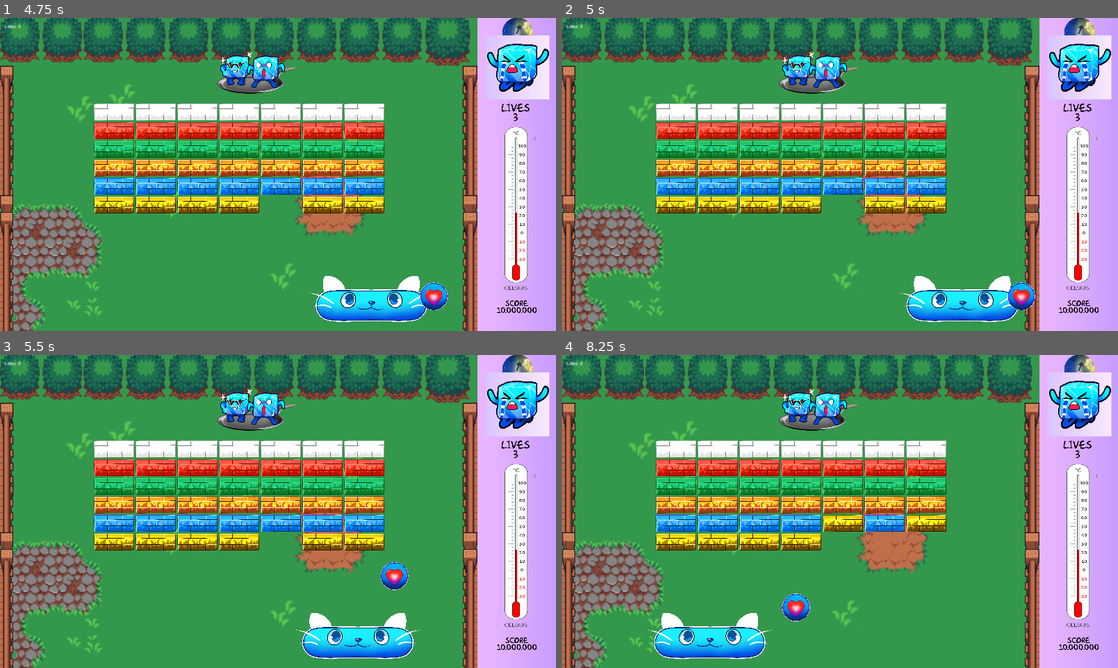
Above: before the commit, frames 1-4 (two rows, left to right).
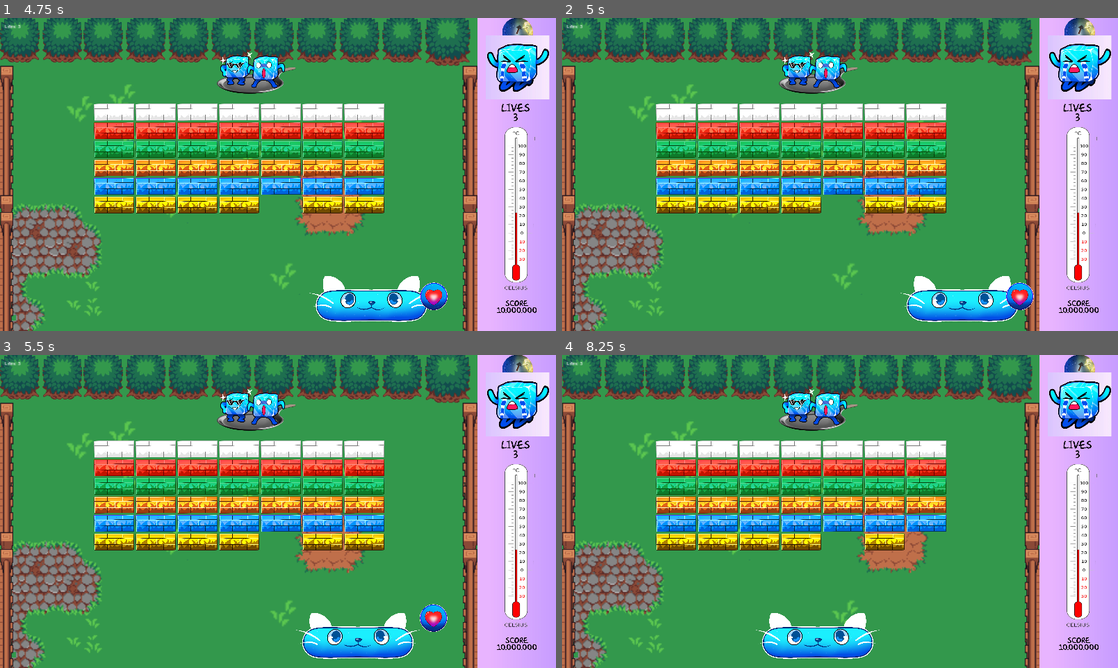
Above: after the commit, the same moments.

Repository: ColtonPhillips/uvicgamejam-24
Game: Godot game, scene res://Scenes/start_game.tscn
Same seed, same stepped clock (60 frames per second), same inputs: the game is played once before the commit and once after it.
Inputs:
- Up to frame 1 (4.75 s): click "START GAME" at 0.5 s; click "START GAME" at 1.25 s; tap Enter at 2 s; hold D (right) 2.03-2.78 s; hold A (left) 2.78-3.53 s; hold D (right) from 3.53 s (still down)
- Up to frame 2 (5 s): keep holding D (right)
- Up to frame 3 (5.5 s): release D (right) at 5.03 s; hold A (left) from 5.03 s (still down)
- Up to frame 4 (8.25 s): release A (left) at 7.28 s; hold D (right) from 7.28 s (still down)

Frame 1 is identical in both runs. In frame 2, 0.2% of the frame differs, in the area x 79-86%, y 84-94%; in frame 3, 0.7%; in frame 4, 5.9%, in the area x 3-70%, y 2-98%.

Commit message:
reduce likelyhood of some glitches.
accidentally makes a new feature where you can travel with the ball lol

Diff:
--- a/game/Scenes/main.tscn
+++ b/game/Scenes/main.tscn
@@ -23,14 +23,14 @@
 [node name="Walls" type="Node" parent="."]
 
 [node name="UpperWall" parent="Walls" instance=ExtResource("3_02ui3")]
-position = Vector2(-50, -418)
+position = Vector2(-81, -653)
 
 [node name="LeftWall" parent="Walls" instance=ExtResource("3_02ui3")]
 position = Vector2(-939, 104)
 rotation = 1.5708
 
 [node name="RightWall" parent="Walls" instance=ExtResource("3_02ui3")]
-position = Vector2(662, 177)
+position = Vector2(879, 133)
 rotation = 1.5708
 
 [node name="IceCubeWall" parent="Walls" instance=ExtResource("3_7tqdg")]
--- a/game/Scenes/wall.tscn
+++ b/game/Scenes/wall.tscn
@@ -3,7 +3,7 @@
 [ext_resource type="Script" path="res://Scripts/wall.gd" id="1_x3snt"]
 
 [sub_resource type="RectangleShape2D" id="RectangleShape2D_scma7"]
-size = Vector2(2000, 20)
+size = Vector2(2000, 251)
 
 [node name="Wall" type="RigidBody2D"]
 collision_layer = 4
@@ -12,4 +12,5 @@
 script = ExtResource("1_x3snt")
 
 [node name="CollisionShape2D" type="CollisionShape2D" parent="."]
+position = Vector2(0, 115.5)
 shape = SubResource("RectangleShape2D_scma7")
--- a/game/Scripts/ball.gd
+++ b/game/Scripts/ball.gd
@@ -27,25 +27,23 @@
 func _physics_process(delta):
 	var collision = move_and_collide(velocity * ball_speed * delta)
 	if (!collision):
+		entered_paddle = false
 		return
 
 	var collider = collision.get_collider()
-	if collider is Brick:
+
+	if (collider is Brick):
 		collider.decrease_level()
-
-	if ( collider is Paddle):
-		ball_collision(collider)
-
-	elif (collider is Brick):
 		velocity = velocity.bounce(collision.get_normal())
 		velocity = velocity.rotated(randf_range(-0.2, 0.2))
 
-
-	else:
+	elif (collider is Wall):
 		velocity = velocity.bounce(collision.get_normal())
 		if abs(velocity.y) < 4 or abs(velocity.x) < 4:
 			velocity = velocity.rotated(randf_range(-0.3, 0.3))
 			print (velocity)
+	if ( collider is Paddle):
+		ball_collision(collider)
 
 
 func start_ball():
@@ -67,6 +65,7 @@
 	position = start_position
 	velocity = Vector2.ZERO
 
+var entered_paddle = false;
 func ball_collision(collider):
 	var ball_width = collision_shape_2d.shape.get_rect().size.x
 	var ball_center_x = position.x
@@ -83,5 +82,8 @@
 	new_velocity.y = sqrt(absf(velocity_xy* velocity_xy - new_velocity.x * new_velocity.x)) * (-1 if velocity.y > 0 else 1)
 
 	new_velocity = new_velocity.normalized() * velocity_xy
-
-	velocity = (new_velocity * speed_up_factor).limit_length(VELOCITY_LIMIT)
+	if entered_paddle == false:
+		new_velocity *= speed_up_factor
+		entered_paddle = true
+	velocity = (new_velocity).limit_length(VELOCITY_LIMIT)
+	if velocity.y > 0: velocity.y *= -1
